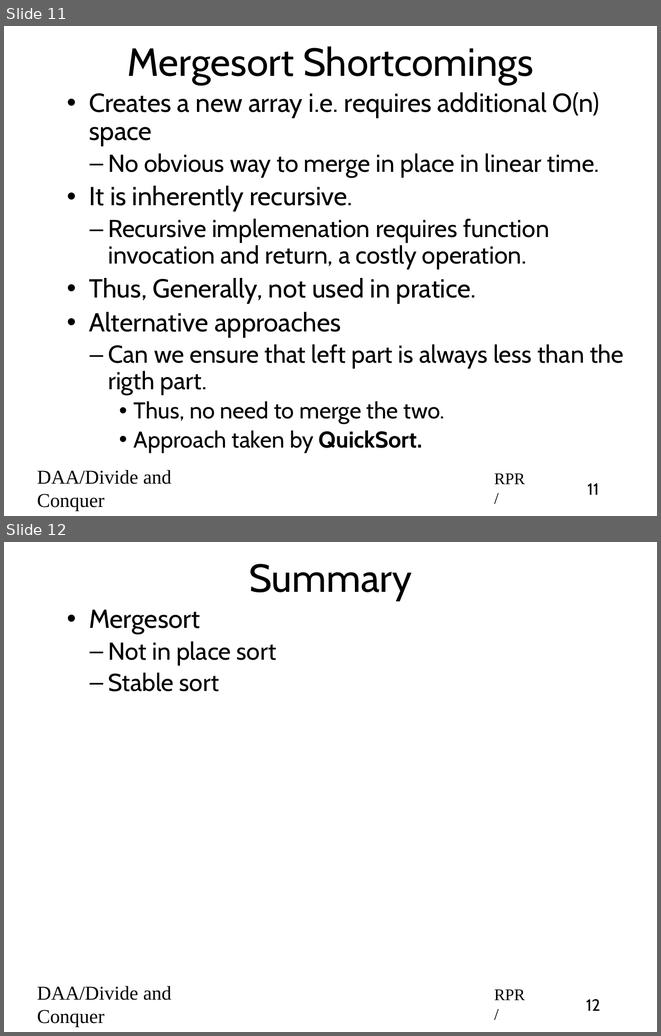
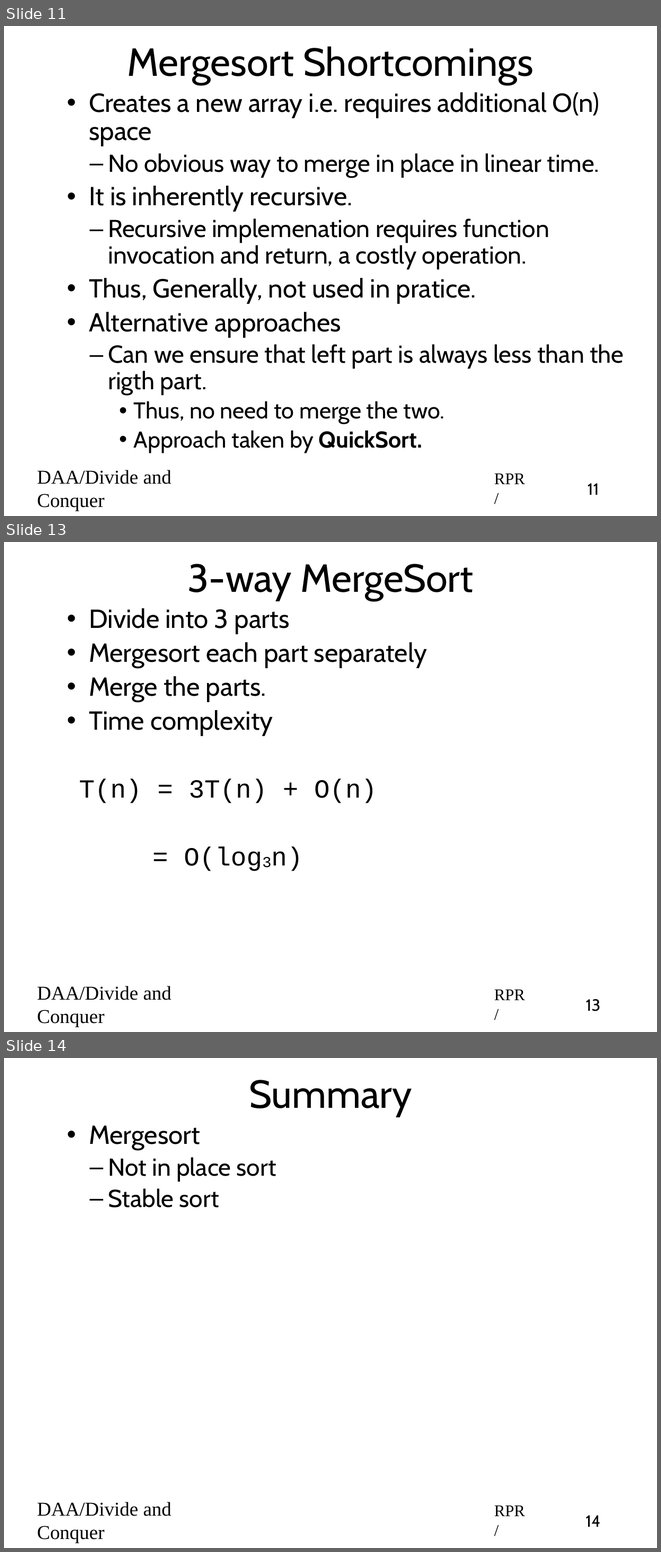
Before and after one commit to rprustagi/2019_20-Even-18CS42-DAA, a slide deck: Slides/2020-Even-DAA-L11-Divide-Conquer-MergeSort.pptx. Shown one above the other, each under a label of ours: slides 11 and 12 before the commit, slides 11, 13 and 14 after it; the slides between them are not shown. The pictures are 661x1036 and 661x1552 pixels, drawn with LibreOffice and Linux fonts; fonts in the diff are those of the drawing. Boxes give left, top, right and bottom in pixels: in the first picture for what was removed or moved away, otherwise in the second. Text is boxed around its words. In the diff, an @@ line names an element or a change of style, - is before the commit and + after.

Commit message:
added inplace merge and 3-way merge

```diff
--- a/Slides/2020-Even-DAA-L11-Divide-Conquer-MergeSort.pptx
+++ b/Slides/2020-Even-DAA-L11-Divide-Conquer-MergeSort.pptx
@@ slide 13 added at (4,542,657,1032), background #FFFFFF @@
@@ title added at (187,564,473,600), 48 pt, text #000000 @@
+3-way MergeSort
@@ text added at (79,608,427,871), 32 pt, text #000000 @@
+• Divide into 3 parts
+• Mergesort each part separately
+• Merge the parts.
+• Time complexity
+  T(n) = 3T(n) + O(n)
+            = O(log3n)
@@ text added at (37,986,171,1027), 24 pt, text #000000 @@
+DAA/Divide and Conquer
@@ text added at (494,989,525,1000), 20 pt, text #000000 @@
+RPR/
@@ page number added at (586,999,601,1011), 20 pt, text #000000 @@
+13
@@ what was slide 12 is now slide 14 @@
@@ page number at (585,1515,600,1527): text changed @@
-12
+14
```
Also in this commit, not shown: 2 slides changed, 1 other slide added, 1 other file.
